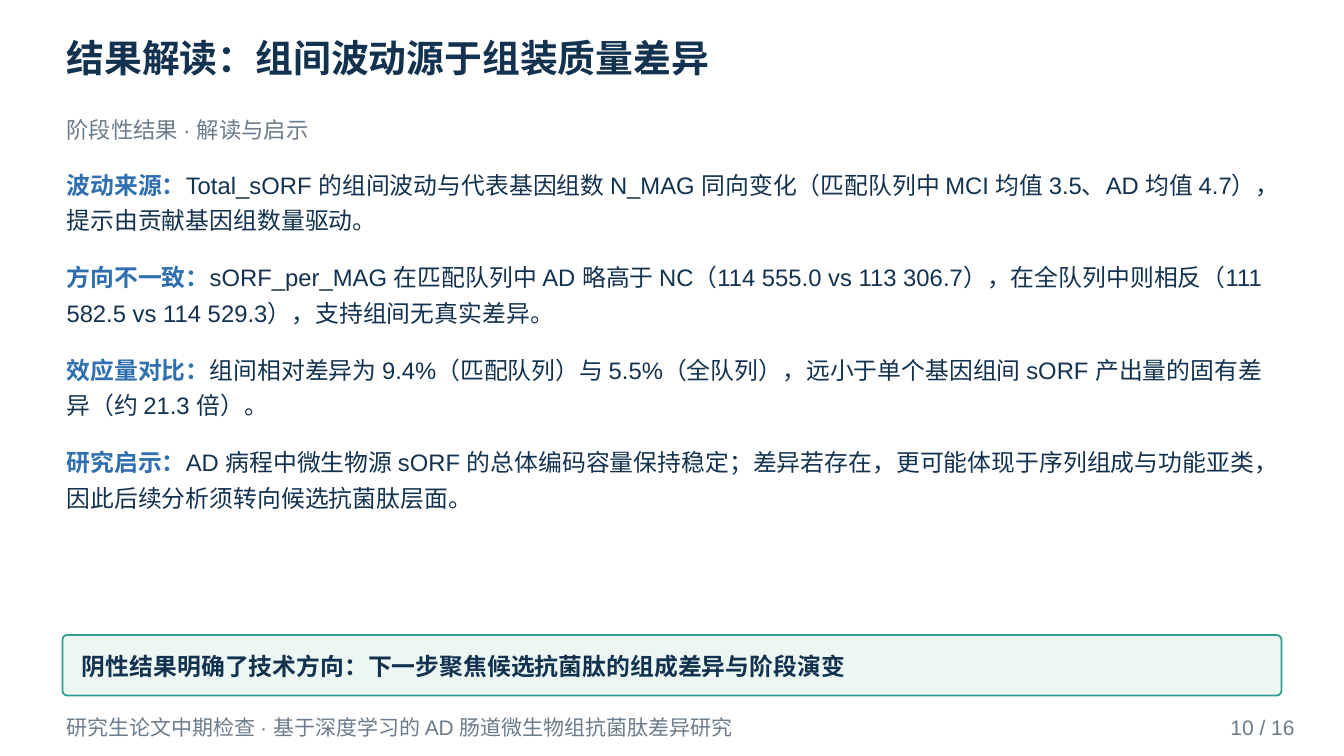
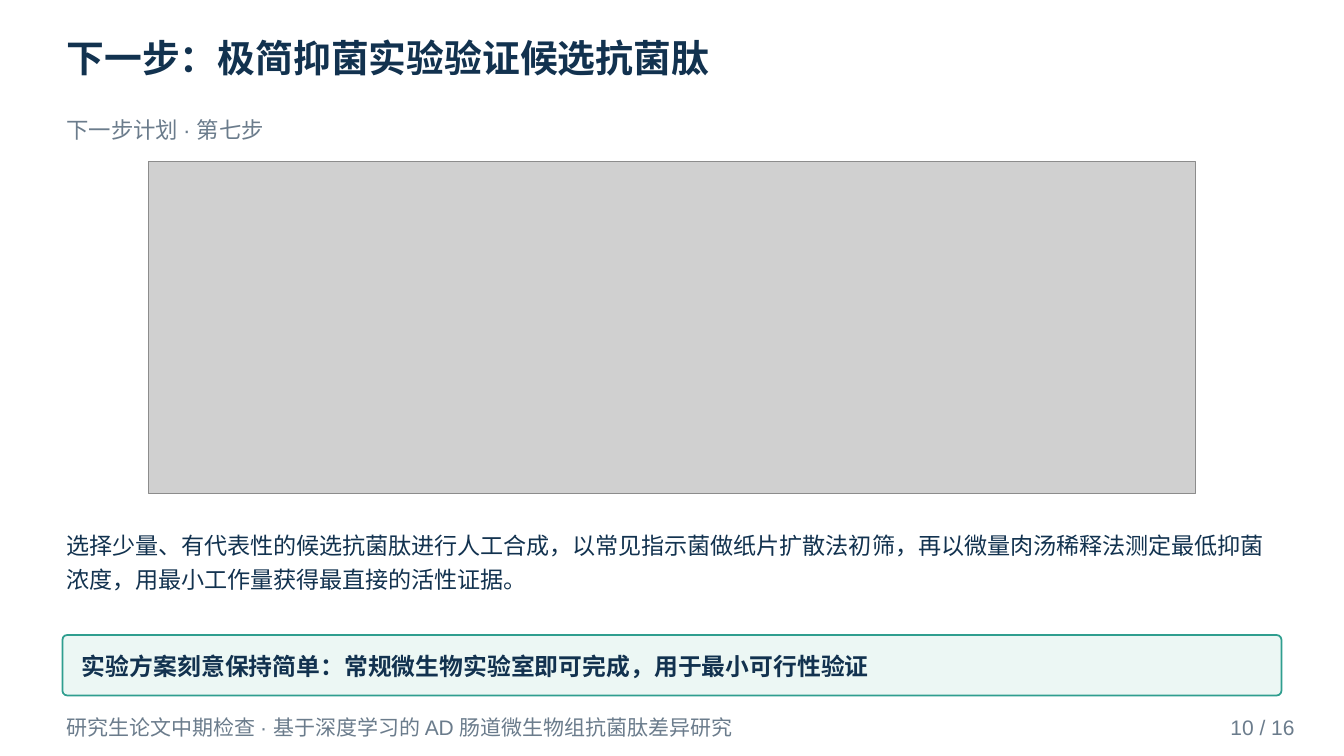
Before and after one commit to mqgg5630-cyber/zhongqi, a slide deck: slide 10 of deliverable/中期答辩.pptx. Drawn at 1344x756 pixels with LibreOffice and Linux fonts; fonts in the diff are those of the drawing; grey boxes stand for pictures. Boxes give left, top, right and bottom in pixels: in the first picture for what was removed or moved away, otherwise in the second. Text is boxed around its words. In the diff, an @@ line names an element or a change of style, - is before the commit and + after.

```diff
--- a/deliverable/中期答辩.pptx
+++ b/deliverable/中期答辩.pptx
@@ text at (67, 39, 710, 76): text changed @@
-结果解读：组间波动源于组装质量差异
+下一步：极简抑菌实验验证候选抗菌肽
@@ text at (67, 119, 264, 140): text changed @@
-阶段性结果 · 解读与启示
+下一步计划 · 第七步
@@ text removed at (67, 173, 1280, 509) @@
-波动来源：Total_sORF 的组间波动与代表基因组数 N_MAG 同向变化（匹配队列中 MCI 均值 3.5、AD 均值 4.7），提示由贡献基因组数量驱动。
-方向不一致：sORF_per_MAG 在匹配队列中 AD 略高于 NC（114 555.0 vs 113 306.7），在全队列中则相反（111 582.5 vs 114 529.3），支持组间无真实差异。
-效应量对比：组间相对差异为 9.4%（匹配队列）与 5.5%（全队列），远小于单个基因组间 sORF 产出量的固有差异（约 21.3 倍）。
-研究启示：AD 病程中微生物源 sORF 的总体编码容量保持稳定；差异若存在，更可能体现于序列组成与功能亚类，因此后续分析须转向候选抗菌肽层面。
@@ picture added at (148, 161, 1195, 494) @@
@@ text added at (67, 534, 1264, 591), 16.5 pt, text #12324F @@
+选择少量、有代表性的候选抗菌肽进行人工合成，以常见指示菌做纸片扩散法初筛，再以微量肉汤稀释法测定最低抑菌浓度，用最小工作量获得最直接的活性证据。
@@ text in rounded rectangle at (82, 654, 869, 678): text changed @@
-阴性结果明确了技术方向：下一步聚焦候选抗菌肽的组成差异与阶段演变
+实验方案刻意保持简单：常规微生物实验室即可完成，用于最小可行性验证
```
Also in this commit, not shown: 12 other slides changed, 1 slide added, 1 slide removed, 24 other files.
